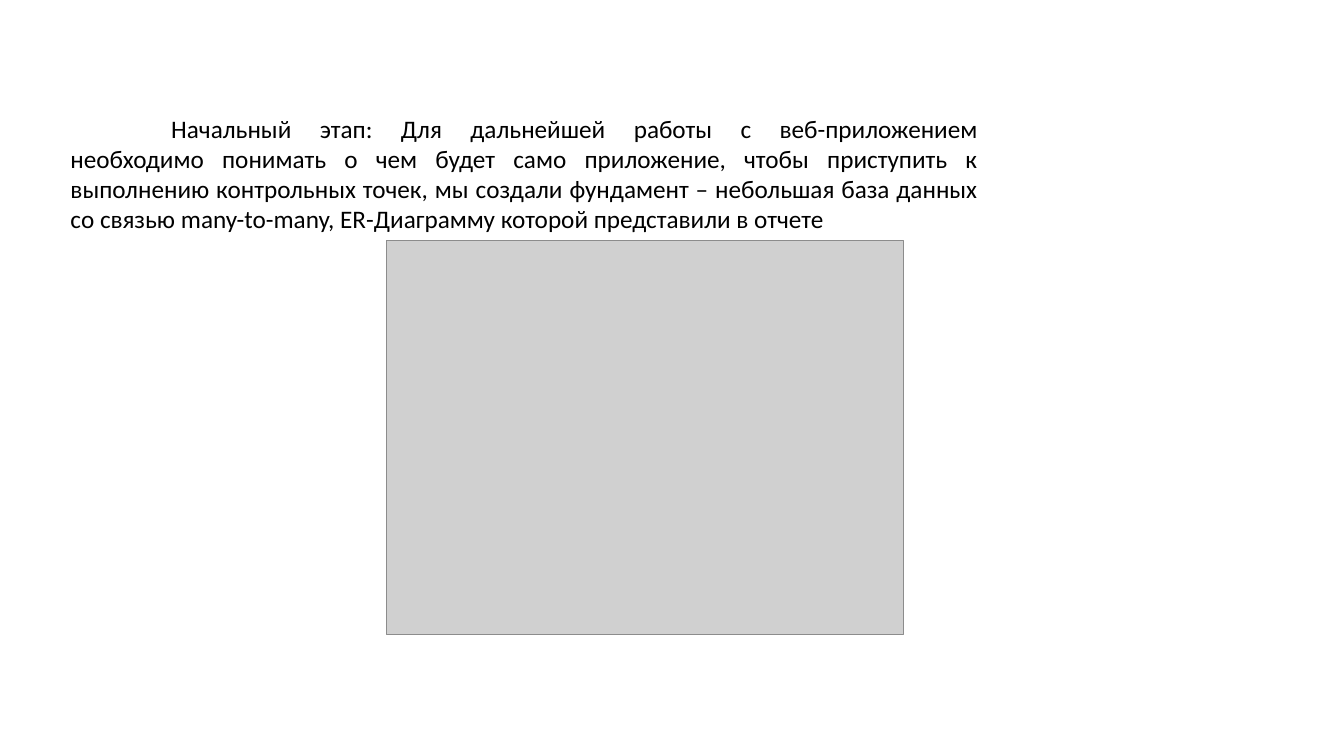
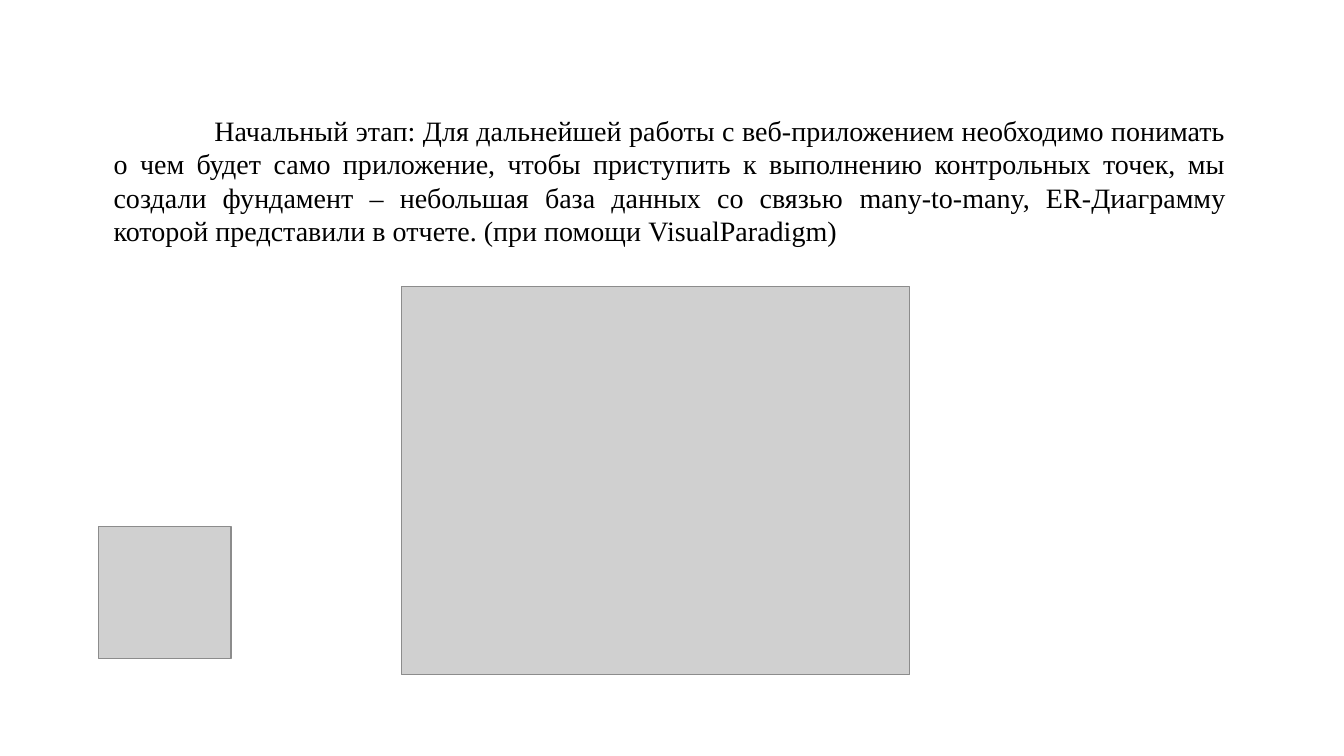
Before and after one commit to PeVANoD/VoroninFominTCP, a slide deck: slide 3 of 6304_ВоронинФомин_ТСР_ЛР_0_през.pptx. Drawn at 1344x756 pixels with LibreOffice and Linux fonts; fonts in the diff are those of the drawing; grey boxes stand for pictures; background and template pictures are left out. Boxes give left, top, right and bottom in pixels: in the first picture for what was removed or moved away, otherwise in the second. Text is boxed around its words. In the diff, an @@ line names an element or a change of style, - is before the commit and + after.

```diff
--- a/6304_ВоронинФомин_ТСР_ЛР_0_през.pptx
+++ b/6304_ВоронинФомин_ТСР_ЛР_0_през.pptx
@@ text at bbox=[114, 121, 1225, 247]: text changed; size 18 to 20 pt; font Calibri to Times New Roman @@
-Начальный этап: Для дальнейшей работы с веб-приложением необходимо понимать о чем будет само приложение, чтобы приступить к выполнению контрольных точек, мы создали фундамент – небольшая база данных со связью many-to-many, ER-Диаграмму которой представили в отчете
+Начальный этап: Для дальнейшей работы с веб-приложением необходимо понимать о чем будет само приложение, чтобы приступить к выполнению контрольных точек, мы создали фундамент – небольшая база данных со связью many-to-many, ER-Диаграмму которой представили в отчете. (при помощи VisualParadigm)
@@ picture: place and size @@
-picture at bbox=[387, 241, 903, 635]
+picture at bbox=[401, 286, 910, 675]
@@ picture added at bbox=[99, 526, 231, 658] @@
```
Also in this commit, not shown: 4 other slides changed.
